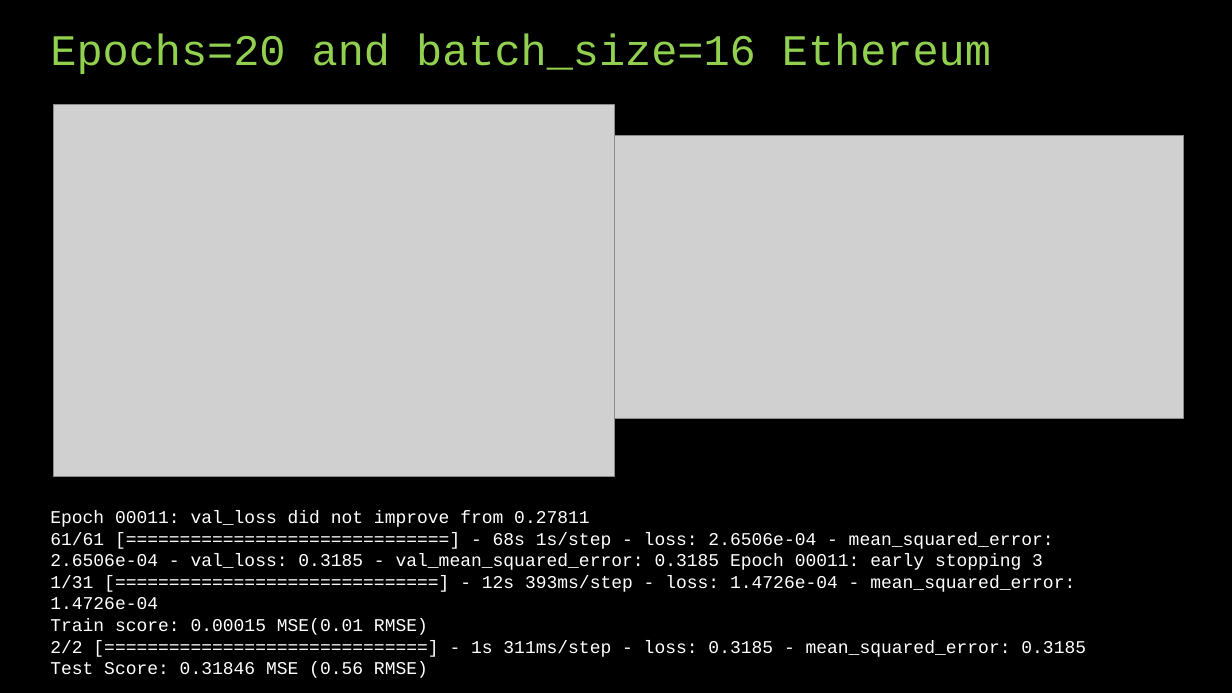
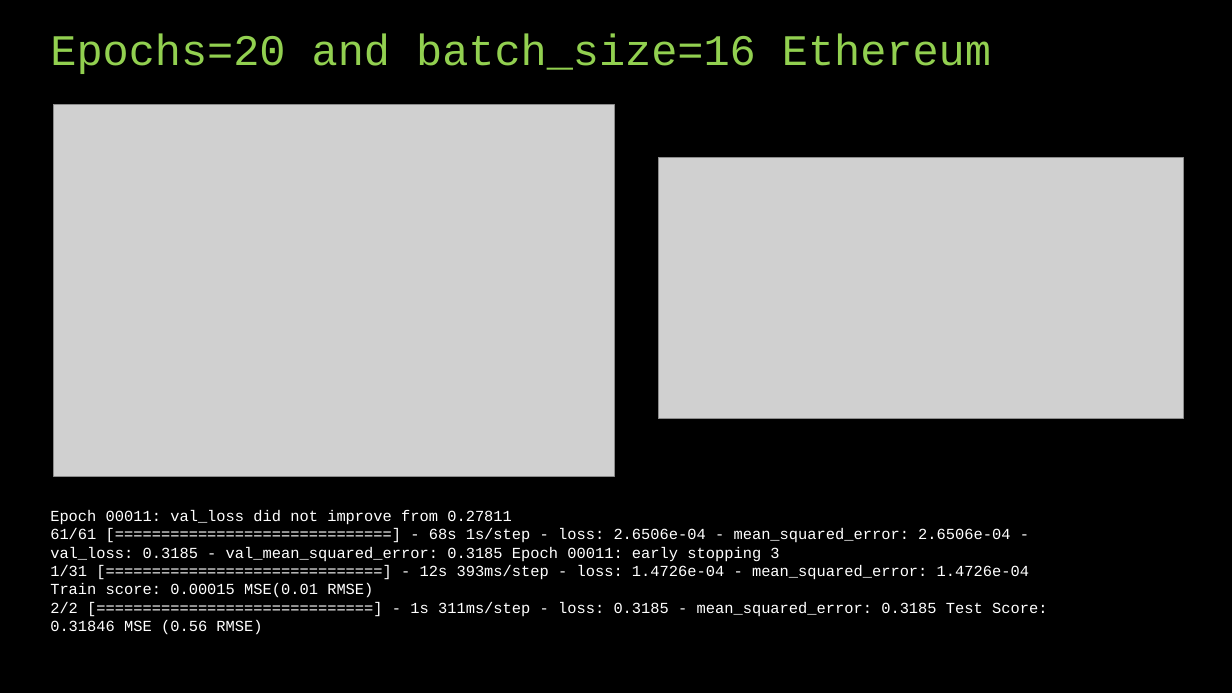
Before and after one commit to Zarmina97/Top-3-Crypto-Volatility-prediction-LSTM-GARCH, a slide deck: slide 30 of presentazione.pptx (slide 13 before the commit). Drawn at 1232x693 pixels with LibreOffice and Linux fonts; fonts in the diff are those of the drawing; grey boxes stand for pictures. Boxes give left, top, right and bottom in pixels: in the first picture for what was removed or moved away, otherwise in the second. Text is boxed around its words. In the diff, an @@ line names an element or a change of style, - is before the commit and + after.

```diff
--- a/presentazione.pptx
+++ b/presentazione.pptx
@@ picture: place and size @@
-picture at [615, 136, 1184, 419]
+picture at [658, 157, 1184, 419]
@@ text "Epoch 00011: val_loss did not ..." at [50, 510, 1047, 635]: size 14 to 12 pt @@
```
Also in this commit, not shown: 10 other slides changed, 15 slides added, 1 slide removed, 1 other file.
